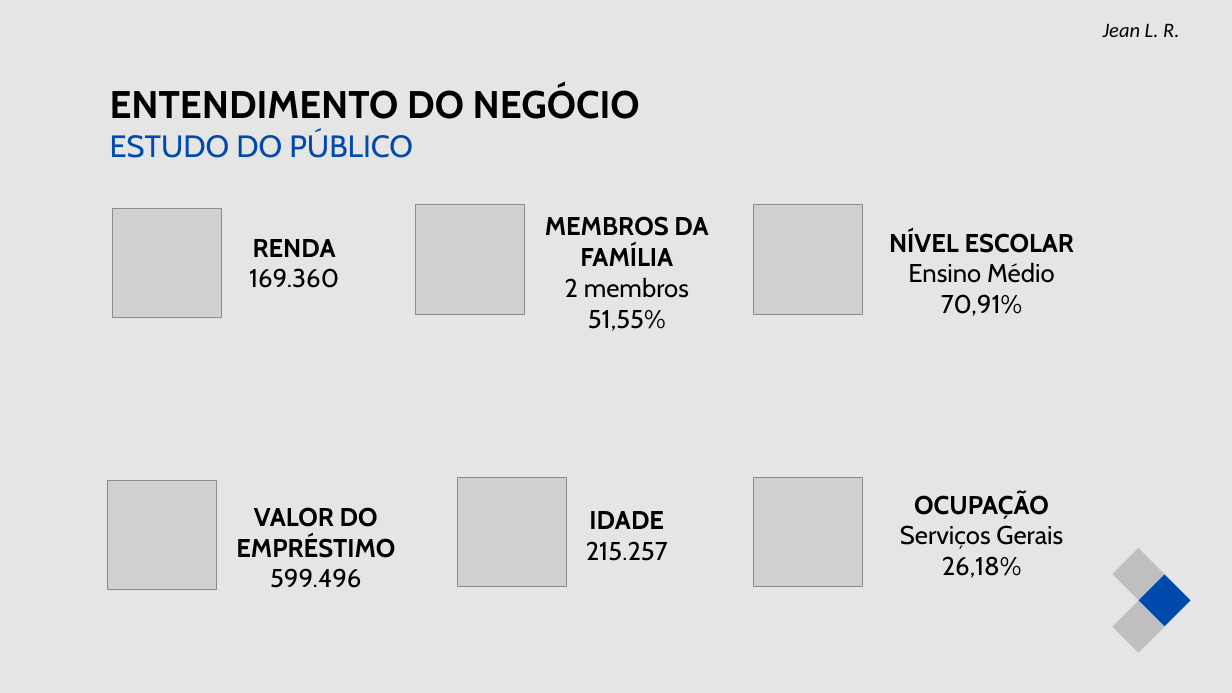
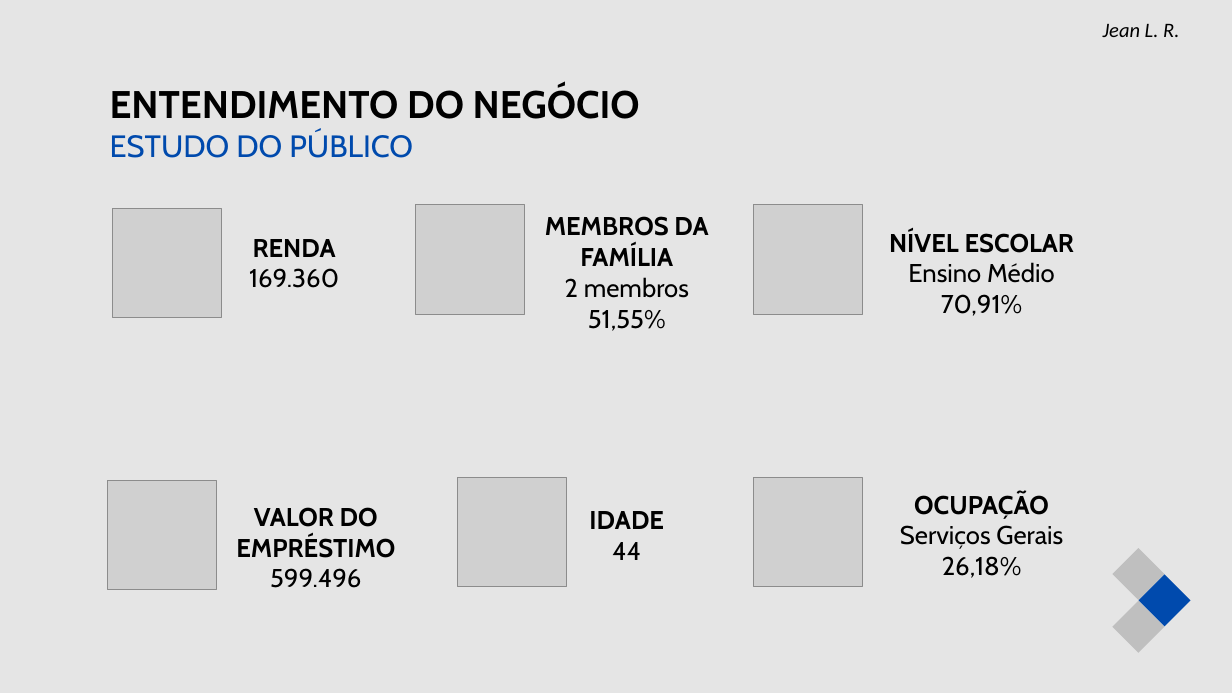
Before and after one commit to jeanlr/pod-bank-application, a slide deck: slide 6 of Projeto_Reducao_Inadimplencia_Pod_Bank.pptx. Drawn at 1232x693 pixels with LibreOffice and Linux fonts; fonts in the diff are those of the drawing; grey boxes stand for pictures. Boxes give left, top, right and bottom in pixels: in the first picture for what was removed or moved away, otherwise in the second. Text is boxed around its words. In the diff, an @@ line names an element or a change of style, - is before the commit and + after.

Commit message:
add ppt

```diff
--- a/Projeto_Reducao_Inadimplencia_Pod_Bank.pptx
+++ b/Projeto_Reducao_Inadimplencia_Pod_Bank.pptx
@@ text at bbox=[612, 542, 641, 560]: text changed @@
-215.257
+44
```
